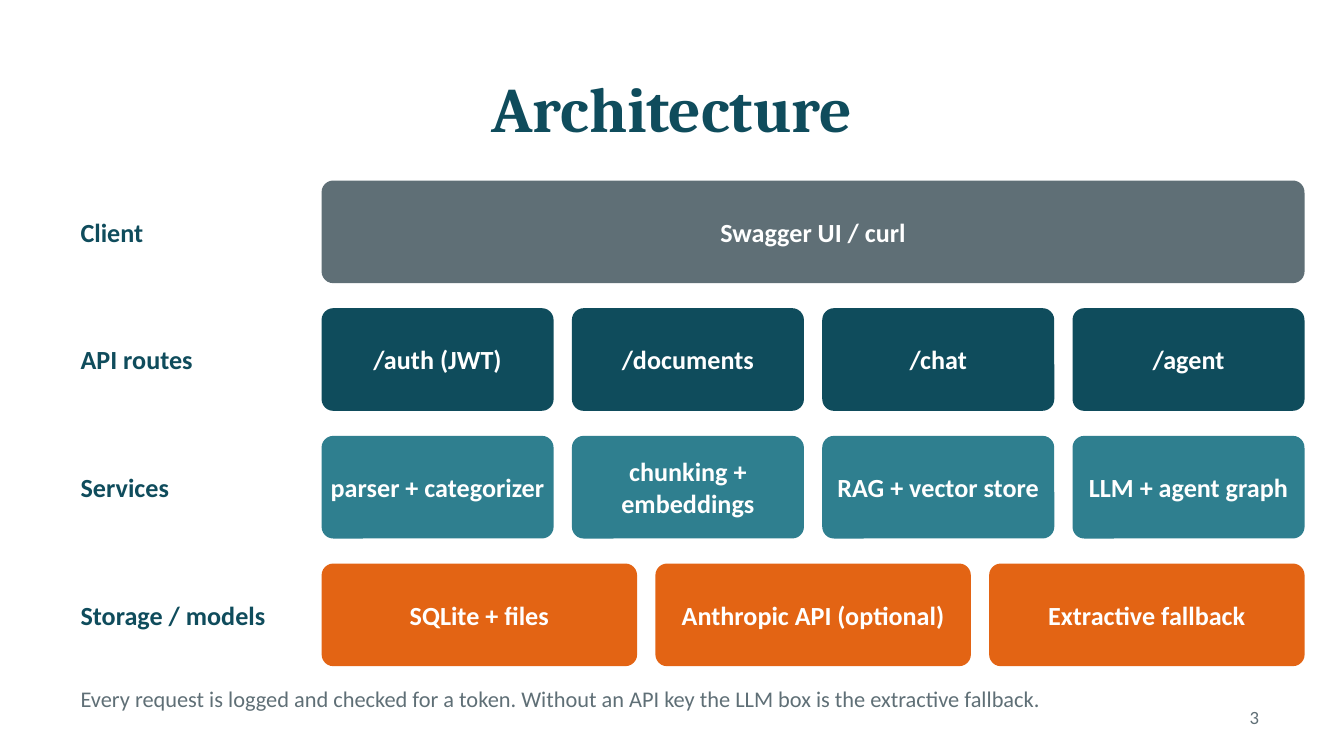
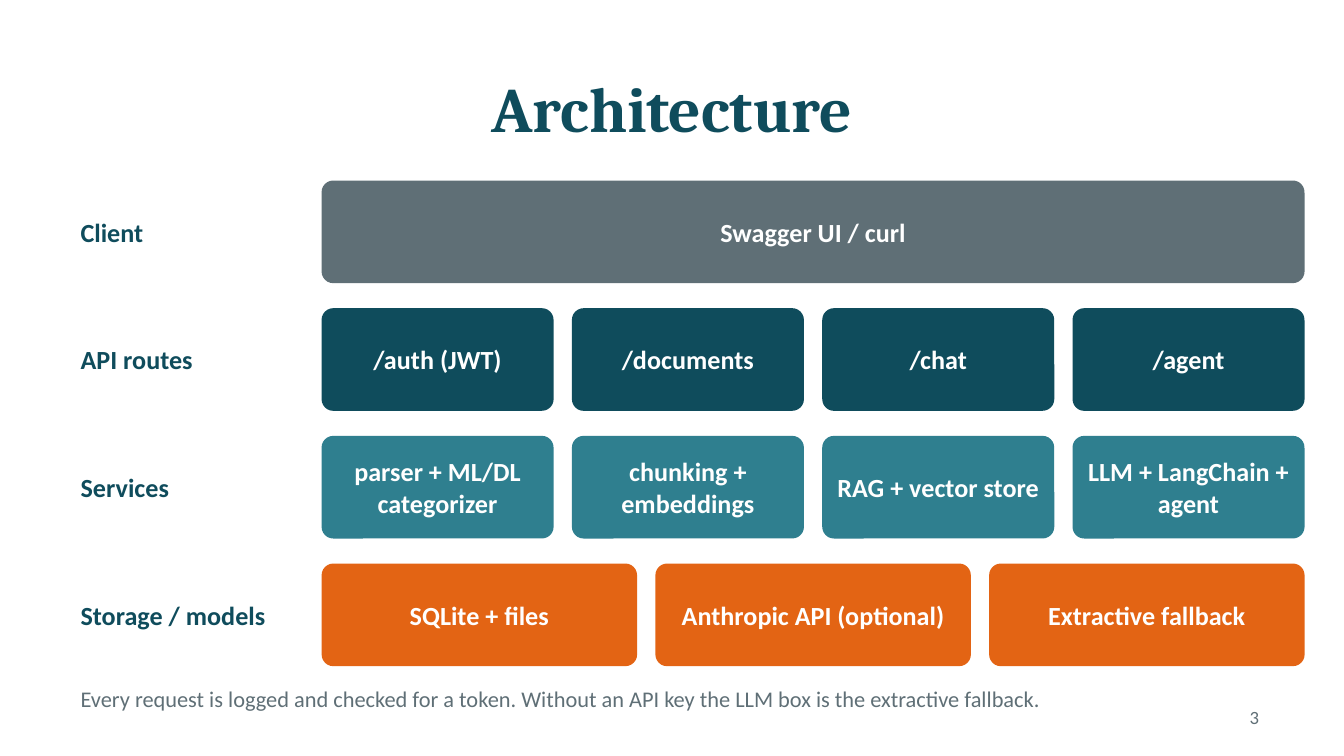
Before and after one commit to Manus2011/AI-Knowledge-Assistant, a slide deck: slide 3 of docs/Capstone_Demo.pptx. Drawn at 1344x756 pixels with LibreOffice and Linux fonts; fonts in the diff are those of the drawing. Boxes give left, top, right and bottom in pixels: in the first picture for what was removed or moved away, otherwise in the second. Text is boxed around its words. In the diff, an @@ line names an element or a change of style, - is before the commit and + after.

```diff
--- a/docs/Capstone_Demo.pptx
+++ b/docs/Capstone_Demo.pptx
@@ text at <box>354,462,521,518</box>: text changed @@
-parser + categorizer
+parser + ML/DL categorizer
@@ text at <box>1088,462,1270,518</box>: text changed @@
-LLM + agent graph
+LLM + LangChain + agent
```
Also in this commit, not shown: 2 other slides changed, 2 other files.
